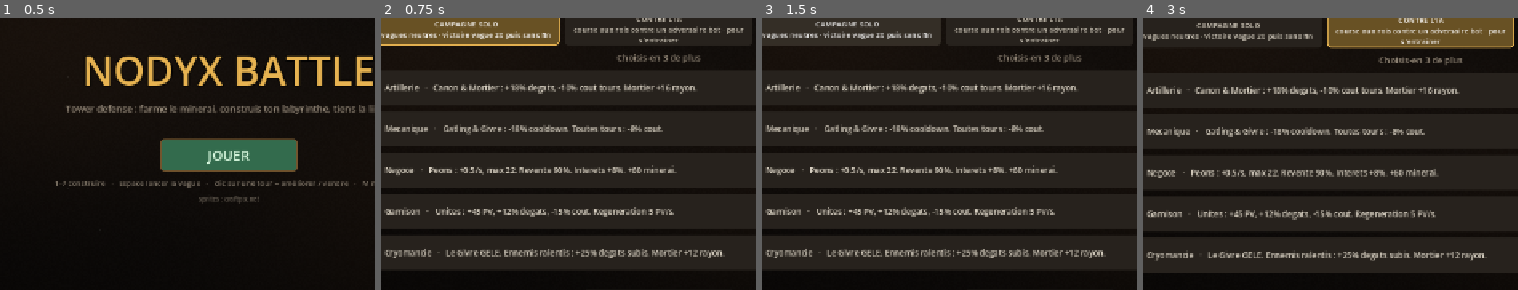
Above: before the commit, frames 1-4 (left to right).
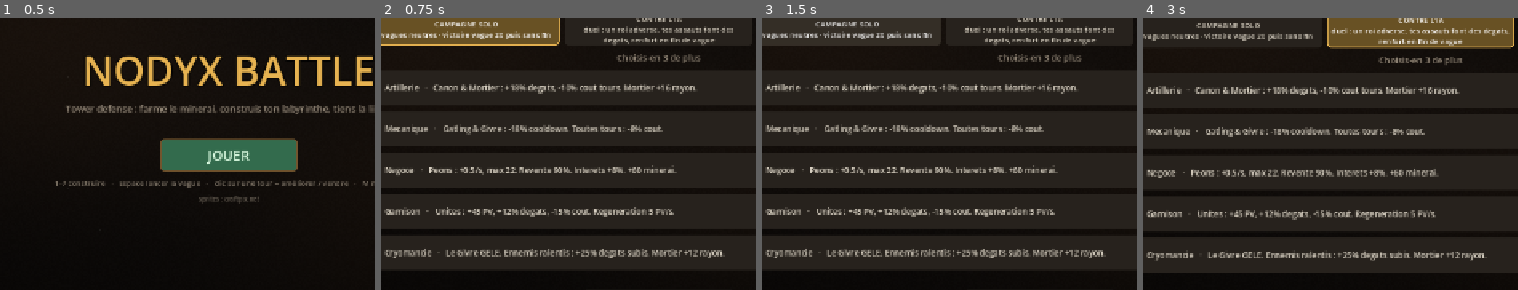
Above: after the commit, the same moments.

Repository: Pokled/nodyx-battle
Game: Godot game, scene res://scenes/title.tscn
The game is run twice, just before and just after one commit, with the same random seed, the same clock (stepped at 60 frames per second) and the same inputs.
Inputs (mouse positions are % of the whole screen's width and height, from its top left):
- Up to frame 1 (0.5 s): no input
- Up to frame 2 (0.75 s): click "JOUER" at 0.5 s
- Up to frame 3 (1.5 s): click "CAMPAGNE SOLO vagues neutres …" at 1.25 s
- Up to frame 4 (3 s): click "CAMPAGNE SOLO vagues neutres …" at 2 s; click (60, 40) at 2.75 s, where only the run after the commit has a clickable "CONTRE L'IA duel : un roi adv…"
The pictures show only the part of the screen within x 23-73%, y 38-88%; the shares and areas given below are measured in that part.

Frame 1 is identical in both runs. In frame 2, 0.9% of the frame differs, in the area x 51-97%, y 2-11%; in frame 3, 0.9%; in frame 4, 0.7%.

Commit message:
fix: CONTRE L'IA = le duel classique (Versus), plus la course aux rois vs bot
Regression signalee : "depuis le VPS, plus de degats visibles sur le roi
adverse, plus les 3 cartes en fin de vague". Le mode CONTRE L'IA pointait sur
NetLocal + bots + MatchDirector (course aux rois FFA), qui n'a ni panneau du roi
adverse, ni banniere d'assaut, ni renfort du roi. Il repointe sur l'autoload
Versus (roi adverse abstrait + economie d'envoi) : Versus.active() = mode DUEL
sans MatchDirector. setup.gd et lobby.gd (bouton "seul dans le canal").

Diff:
--- a/scripts/lobby.gd
+++ b/scripts/lobby.gd
@@ -83,12 +83,11 @@
 	_ai_btn.text = "JOUER CONTRE L'IA"
 	HudKit.btn_neutral(_ai_btn)
 	_ai_btn.pressed.connect(func():
+		# Le DUEL classique (Versus) : roi adverse visible, degats, 3 cartes.
+		# main._ready fait Meta.reset()+apply_specs (garde les specs choisies).
 		Net.leave()
-		Net.configure("local")
-		var lo := {"bots": 1, "difficulty": 1.0}
-		if PlayerAvatars.local_name != "":
-			lo["name"] = PlayerAvatars.local_name
-		Net.open(lo))
+		GameState.mode = GameState.Mode.DUEL
+		get_tree().change_scene_to_file("res://scenes/main.tscn"))
 	row.add_child(_ai_btn)
 
 	Net.lobby_changed.connect(func(_p): _refresh())
--- a/scripts/setup.gd
+++ b/scripts/setup.gd
@@ -51,7 +51,7 @@
 	_mode_btns["solo"] = _mode_button(modes, "solo",
 		"CAMPAGNE SOLO", "vagues neutres · victoire vague 20 puis sans fin")
 	_mode_btns["local"] = _mode_button(modes, "local",
-		"CONTRE L'IA", "course aux rois contre un adversaire bot · pour s'entraîner")
+		"CONTRE L'IA", "duel : un roi adverse, tes assauts font des degats, renfort en fin de vague")
 	if GameState.in_nodyx_activity:
 		_mode_btns["voice"] = _mode_button(modes, "voice",
 			"COURSE AUX ROIS", "FFA avec les membres de ce canal vocal · dernier roi debout")
@@ -286,12 +286,11 @@
 			Net.open({})
 			get_tree().change_scene_to_file("res://scenes/lobby.tscn")
 		"local":
-			Net.configure("local")
-			var lo := {"bots": 1, "difficulty": 1.0}
-			if PlayerAvatars.local_name != "":
-				lo["name"] = PlayerAvatars.local_name
-			Net.open(lo)
-			get_tree().change_scene_to_file("res://scenes/lobby.tscn")
+			# CONTRE L'IA = le DUEL classique (autoload Versus) : roi adverse
+			# visible, degats a chaque assaut, renfort du roi (3 cartes) en fin
+			# de vague. Pas de MatchDirector -> Versus.active() prend la main.
+			Net.leave()
+			get_tree().change_scene_to_file("res://scenes/main.tscn")
 		"online":
 			var code := _code_edit.text.strip_edges().to_upper()
 			if code == "":
